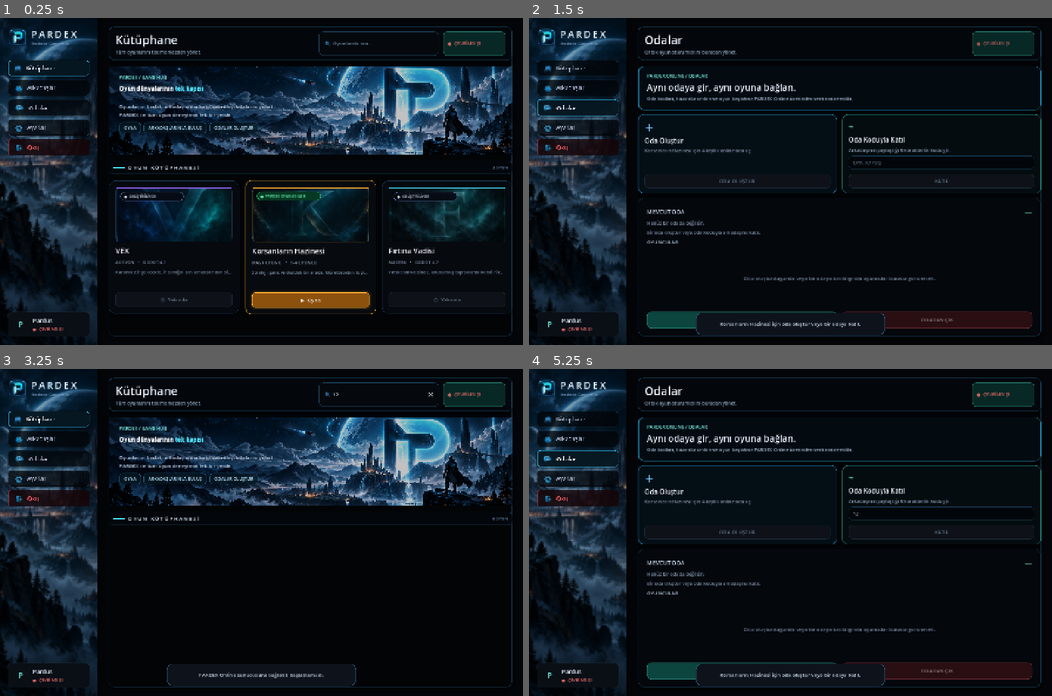
Above: before the commit, frames 1-4 (two rows, left to right).
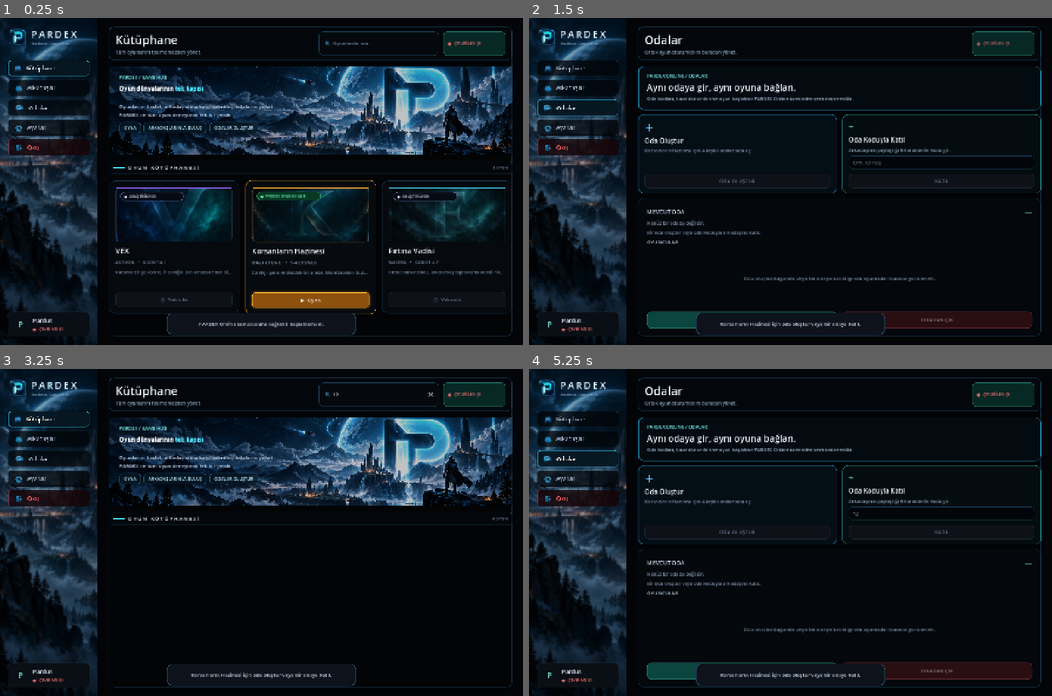
Above: after the commit, the same moments.

Repository: SerkanAydin06/Pardex
Game: Godot game, scene res://scenes/main.tscn
Two runs of this game, one before a commit and one after it. Both use one fixed random seed, a clock stepped at 60 frames per second and the inputs below.
Inputs (mouse positions are in pixels of both pictures, inside the frame that each line leads up to):
- Up to frame 1 (0.25 s): no input
- Up to frame 2 (1.5 s): click (905, 44) at 0.52 s; type "12" at 0.6 s; click "OYNA" at 1.25 s
- Up to frame 3 (3.25 s): click (413, 512) at 2.02 s; type "12" at 2.1 s; click "Kütüphane" at 2.75 s
- Up to frame 4 (5.25 s): click "OYNA" at 3.5 s; click "Arkadaşlar" at 4.25 s; click "Odalar" at 5 s

The runs differ from the first frame. In frame 1, 0.4% of the frame differs, in the area x 31-69%, y 90-98%; in frame 2, less than 0.1%; in frame 3, 0.2%; in frame 4, less than 0.1%.

Commit message:
Expose room invite API to Godot client

Diff:
--- a/scripts/online/pardex_online.gd
+++ b/scripts/online/pardex_online.gd
@@ -10,6 +10,8 @@
 signal social_state_changed(state: Dictionary)
 signal user_search_results(results: Array)
 signal social_notice(message: String)
+signal room_invite_received(invite: Dictionary)
+signal room_invite_closed(invite_id: String, reason: String)
 
 const DEFAULT_SERVER_URL := "wss://pardex-online-production.up.railway.app"
 const LEGACY_LOCAL_SERVER_URL := "ws://127.0.0.1:8765"
@@ -28,6 +30,7 @@
 var resume_token := ""
 var current_room: Dictionary = {}
 var social_state: Dictionary = {}
+var pending_room_invite: Dictionary = {}
 var connection_state := "offline"
 
 var _socket: WebSocketPeer
@@ -95,11 +98,7 @@
 
 func configure(url: String, player_name: String) -> void:
 	var normalized_url := url.strip_edges()
-	if normalized_url.is_empty() or normalized_url == LEGACY_LOCAL_SERVER_URL:
-		server_url = DEFAULT_SERVER_URL
-	else:
-		server_url = normalized_url
-
+	server_url = DEFAULT_SERVER_URL if normalized_url.is_empty() or normalized_url == LEGACY_LOCAL_SERVER_URL else normalized_url
 	var normalized_name := player_name.strip_edges()
 	display_name = normalized_name.left(24) if not normalized_name.is_empty() else "Pardus"
 
@@ -112,12 +111,8 @@
 
 
 func connect_server() -> void:
-	if _socket != null and _socket.get_ready_state() in [
-		WebSocketPeer.STATE_CONNECTING,
-		WebSocketPeer.STATE_OPEN,
-	]:
-		return
-
+	if _socket != null and _socket.get_ready_state() in [WebSocketPeer.STATE_CONNECTING, WebSocketPeer.STATE_OPEN]:
+		return
 	if identity_key.is_empty():
 		_load_or_create_identity()
 
@@ -168,11 +163,7 @@
 	if not is_online():
 		online_error.emit("PARDEX Online bağlantısı yok.")
 		return
-	_send({
-		"type": "create_room",
-		"game_id": game_id,
-		"max_players": clampi(max_players, 2, 8),
-	})
+	_send({"type": "create_room", "game_id": game_id, "max_players": clampi(max_players, 2, 8)})
 
 
 func join_room(code: String) -> void:
@@ -183,25 +174,17 @@
 	if not is_online():
 		online_error.emit("PARDEX Online bağlantısı yok.")
 		return
-	_send({
-		"type": "join_room",
-		"code": normalized_code,
-	})
+	_send({"type": "join_room", "code": normalized_code})
 
 
 func leave_room() -> void:
-	if not is_online():
-		return
-	_send({"type": "leave_room"})
+	if is_online():
+		_send({"type": "leave_room"})
 
 
 func set_ready(is_ready: bool) -> void:
-	if not is_online() or current_room.is_empty():
-		return
-	_send({
-		"type": "set_ready",
-		"ready": is_ready,
-	})
+	if is_online() and not current_room.is_empty():
+		_send({"type": "set_ready", "ready": is_ready})
 
 
 func request_start_game() -> void:
@@ -212,17 +195,14 @@
 
 
 func report_game_launch_failed() -> void:
-	if not is_online() or current_room.is_empty():
-		return
-	if not bool(current_room.get("launching", false)):
+	if not is_online() or current_room.is_empty() or not bool(current_room.get("launching", false)):
 		return
 	_send({"type": "launch_failed"})
 
 
 func request_social_state() -> void:
-	if not is_online():
-		return
-	_send({"type": "get_social_state"})
+	if is_online():
+		_send({"type": "get_social_state"})
 
 
 func search_users(query: String) -> void:
@@ -233,10 +213,7 @@
 	if not is_online():
 		social_notice.emit("Kullanıcı aramak için PARDEX Online bağlantısı gerekli.")
 		return
-	_send({
-		"type": "search_users",
-		"query": normalized.left(48),
-	})
+	_send({"type": "search_users", "query": normalized.left(48)})
 
 
 func send_friend_request(target_account_id: String) -> void:
@@ -257,50 +234,57 @@
 
 func remove_friend(target_account_id: String) -> void:
 	_send_social_action("remove_friend", target_account_id)
+
+
+func send_room_invite(target_account_id: String) -> void:
+	var normalized_id := target_account_id.strip_edges()
+	if normalized_id.is_empty():
+		return
+	if not is_online():
+		social_notice.emit("Oda daveti göndermek için PARDEX Online bağlantısı gerekli.")
+		return
+	if current_room.is_empty():
+		social_notice.emit("Arkadaşını davet etmek için önce bir oda oluştur veya odaya katıl.")
+		return
+	_send({"type": "send_room_invite", "account_id": normalized_id})
+
+
+func accept_room_invite(invite_id: String) -> void:
+	var normalized_id := invite_id.strip_edges()
+	if normalized_id.is_empty() or not is_online():
+		return
+	_send({"type": "accept_room_invite", "invite_id": normalized_id})
+
+
+func decline_room_invite(invite_id: String) -> void:
+	var normalized_id := invite_id.strip_edges()
+	if normalized_id.is_empty() or not is_online():
+		return
+	_send({"type": "decline_room_invite", "invite_id": normalized_id})
 
 
 func _send_social_action(action_type: String, target_account_id: String) -> void:
 	var normalized_id := target_account_id.strip_edges()
 	if normalized_id.is_empty() or not is_online():
 		return
-	_send({
-		"type": action_type,
-		"account_id": normalized_id,
-	})
+	_send({"type": action_type, "account_id": normalized_id})
 
 
 func set_voice_muted(is_muted: bool) -> void:
-	if not is_online() or current_room.is_empty():
-		return
-	_send({
-		"type": "voice_state",
-		"muted": is_muted,
-	})
+	if is_online() and not current_room.is_empty():
+		_send({"type": "voice_state", "muted": is_muted})
 
 
 func send_voice_frame(sequence: int, pcm_base64: String) -> void:
 	if not is_online() or current_room.is_empty() or pcm_base64.is_empty():
 		return
-
-	if (
-		_socket != null
-		and _socket.get_current_outbound_buffered_amount() >= VOICE_OUTBOUND_QUEUE_LIMIT
-	):
-		return
-
-	_send({
-		"type": "voice_frame",
-		"seq": sequence,
-		"pcm": pcm_base64,
-	})
+	if _socket != null and _socket.get_current_outbound_buffered_amount() >= VOICE_OUTBOUND_QUEUE_LIMIT:
+		return
+	_send({"type": "voice_frame", "seq": sequence, "pcm": pcm_base64})
 
 
 func is_online() -> bool:
-	return (
-		_socket != null
-		and _socket.get_ready_state() == WebSocketPeer.STATE_OPEN
-		and connection_state == "online"
-	)
+	return _socket != null and _socket.get_ready_state() == WebSocketPeer.STATE_OPEN and connection_state == "online"
 
 
 func is_in_room() -> bool:
@@ -324,10 +308,8 @@
 	var args := PackedStringArray()
 	if current_room.is_empty() or user_id.is_empty():
 		return args
-	var room_game_id := str(current_room.get("game_id", ""))
-	if room_game_id != expected_game_id:
+	if str(current_room.get("game_id", "")) != expected_game_id:
 		return args
-
 	args.append("--pardex")
 	args.append("--pardex-session=%s" % str(current_room.get("code", "")))
 	args.append("--pardex-player=%s" % user_id)
@@ -346,7 +328,6 @@
 		if saved_key.length() == 64:
 			identity_key = saved_key
 			return
-
 	var crypto := Crypto.new()
 	identity_key = crypto.generate_random_bytes(32).hex_encode()
 	config.set_value("identity", "key", identity_key)
@@ -356,11 +337,7 @@
 
 
 func _send_hello() -> void:
-	var payload := {
-		"type": "hello",
-		"display_name": display_name,
-		"identity_key": identity_key,
-	}
+	var payload := {"type": "hello", "display_name": display_name, "identity_key": identity_key}
 	if not resume_token.is_empty():
 		payload["resume_token"] = resume_token
 	_send(payload)
@@ -369,7 +346,6 @@
 func _send(payload: Dictionary) -> Error:
 	if _socket == null or _socket.get_ready_state() != WebSocketPeer.STATE_OPEN:
 		return ERR_UNAVAILABLE
-
 	var result := _socket.send_text(JSON.stringify(payload))
 	if result != OK and str(payload.get("type", "")) != "voice_frame":
 		push_warning("PARDEX WebSocket send failed: %s" % error_string(result))
@@ -384,7 +360,6 @@
 
 	var message: Dictionary = parsed
 	var message_type := str(message.get("type", ""))
-
 	match message_type:
 		"welcome":
 			var previous_user_id := user_id
@@ -411,15 +386,26 @@
 				user_search_results.emit((results_data as Array).duplicate(true))
 		"social_notice":
 			social_notice.emit(str(message.get("message", "PARDEX sosyal işlemi tamamlandı.")))
+		"room_invite":
+			var invite_data = message.get("invite", {})
+			if typeof(invite_data) == TYPE_DICTIONARY:
+				pending_room_invite = (invite_data as Dictionary).duplicate(true)
+				room_invite_received.emit(pending_room_invite.duplicate(true))
+		"room_invite_closed":
+			var closed_id := str(message.get("invite_id", ""))
+			var reason := str(message.get("reason", "closed"))
+			if str(pending_room_invite.get("id", "")) == closed_id:
+				pending_room_invite.clear()
+			room_invite_closed.emit(closed_id, reason)
 		"room_state":
 			var room_data = message.get("room", {})
 			if typeof(room_data) == TYPE_DICTIONARY:
 				current_room = (room_data as Dictionary).duplicate(true)
 				room_state_changed.emit(current_room.duplicate(true))
 		"game_start":
-			var room_data = message.get("room", {})
-			if typeof(room_data) == TYPE_DICTIONARY:
-				current_room = (room_data as Dictionary).duplicate(true)
+			var game_room_data = message.get("room", {})
+			if typeof(game_room_data) == TYPE_DICTIONARY:
+				current_room = (game_room_data as Dictionary).duplicate(true)
 				room_state_changed.emit(current_room.duplicate(true))
 			game_start_requested.emit(message.duplicate(true))
 		"voice_frame":
@@ -444,6 +430,10 @@
 	resume_token = ""
 	social_state.clear()
 	social_state_changed.emit({})
+	if not pending_room_invite.is_empty():
+		var invite_id := str(pending_room_invite.get("id", ""))
+		pending_room_invite.clear()
+		room_invite_closed.emit(invite_id, "disconnected")
 	if not current_room.is_empty():
 		current_room.clear()
 		room_left.emit()
